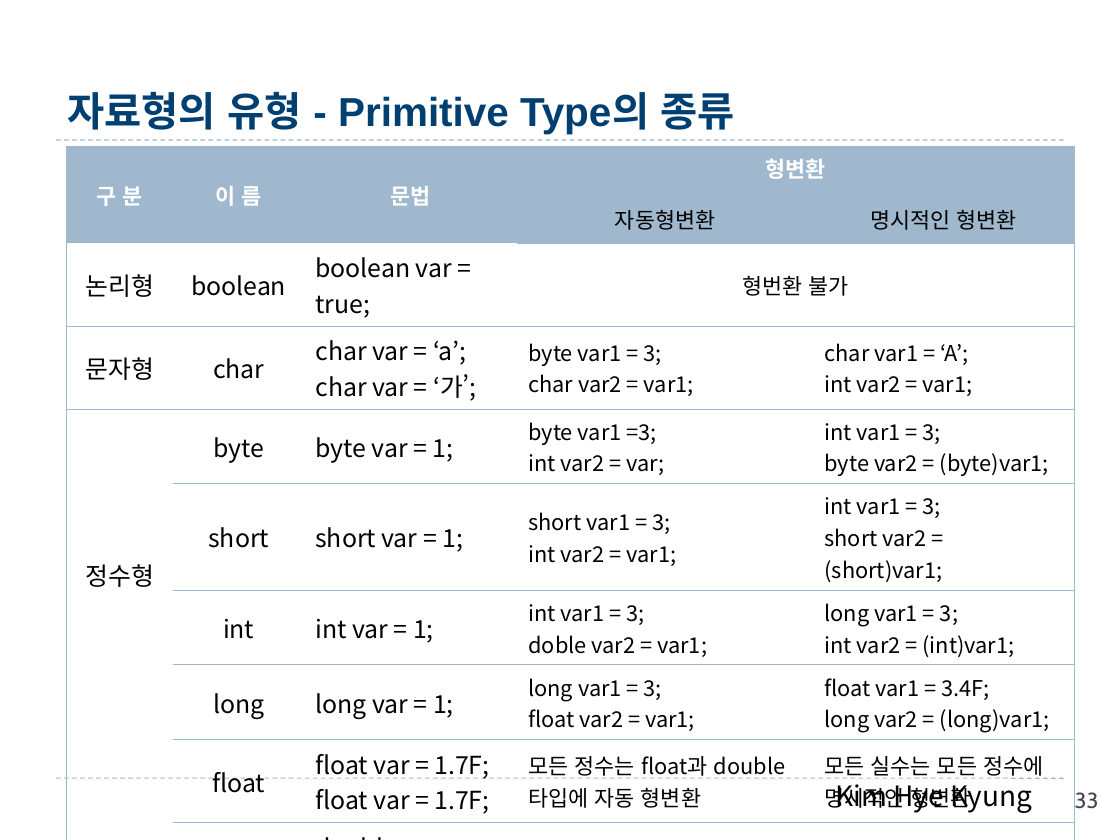
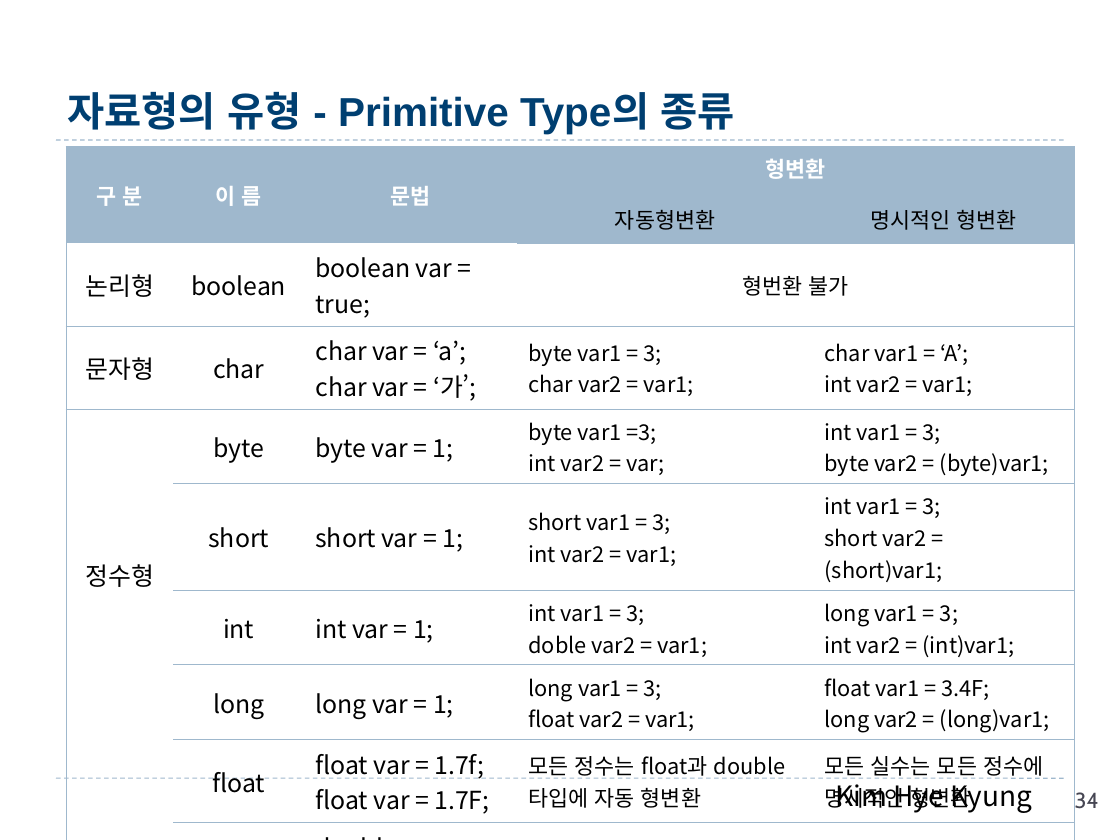
Before and after one commit to hwanginbeom/bigData, a slide deck: slide 34 of 1.Java_김혜경.pptx (slide 33 before the commit). Drawn at 1120x840 pixels with LibreOffice and Linux fonts; fonts in the diff are those of the drawing. Boxes give left, top, right and bottom in pixels: in the first picture for what was removed or moved away, otherwise in the second. Text is boxed around its words. In the diff, an @@ line names an element or a change of style, - is before the commit and + after.

```diff
--- a/1.Java_김혜경.pptx
+++ b/1.Java_김혜경.pptx
@@ table at (x1=66, y1=147, x2=1074, y2=818) @@
-row 9, column 3: float var = 1.7F; / float var = 1.7F;
+row 9, column 3: float var = 1.7f; / float var = 1.7F;
-row 10, column 3: double var = 3.5D / double var = 35d;
+row 10, column 3: double var = 3.5D; / double var = 3.5d;
@@ page number at (x1=1075, y1=792, x2=1099, y2=809): text changed @@
-33
+34
```
Also in this commit, not shown: 14 other slides changed, 1 slide added.
